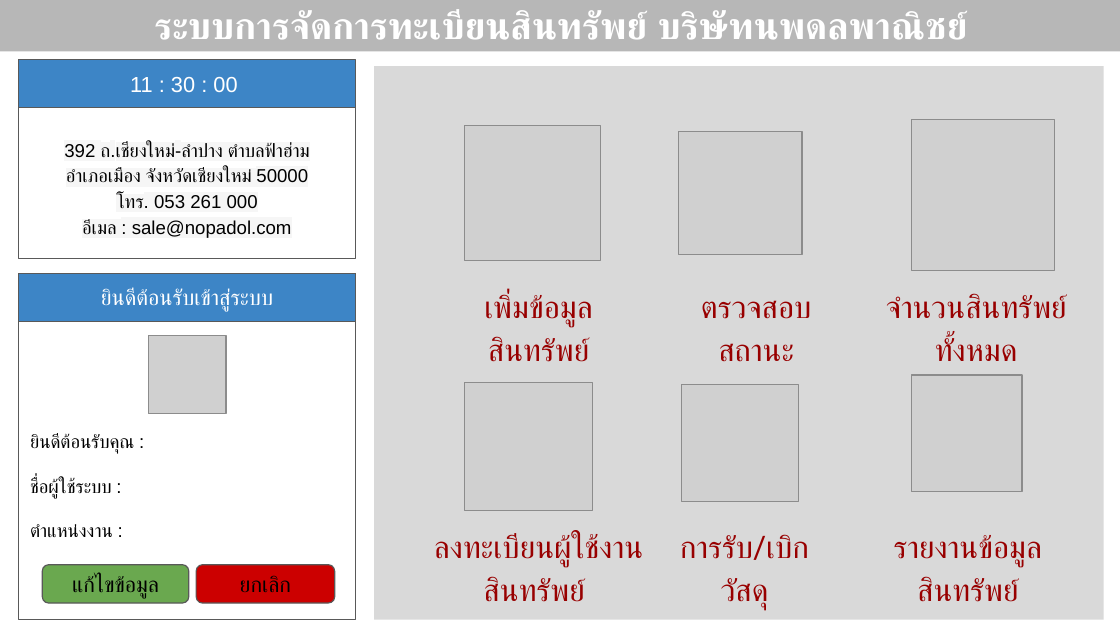
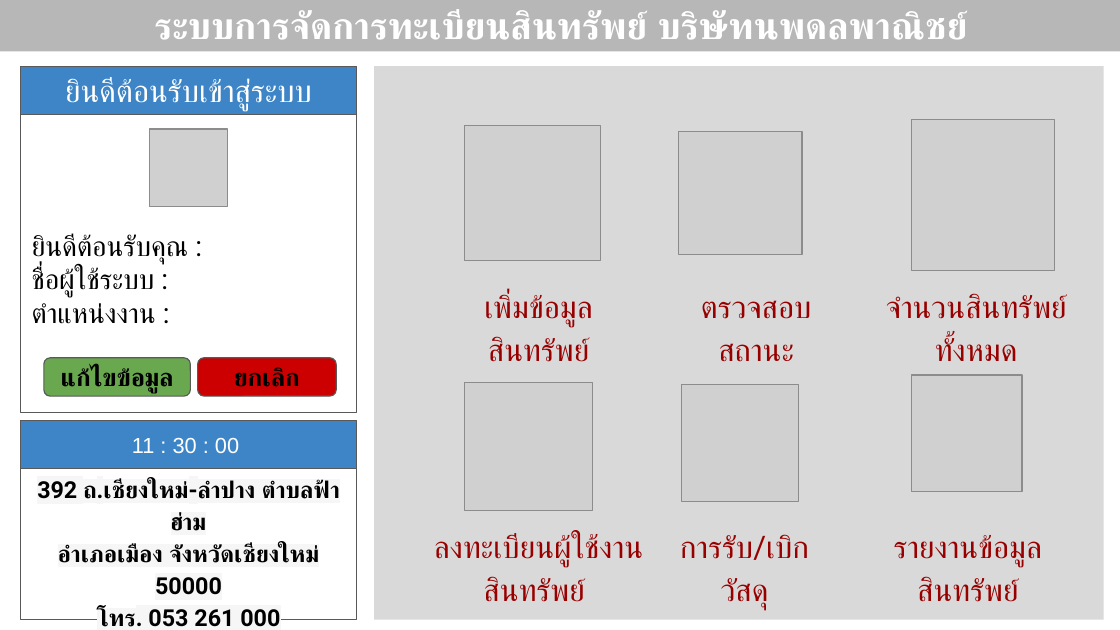
Before and after one commit to itnopadol/Program_asset_register, a slide deck: slide 2 of ออกแบบโปรเจคทะเบียนสินทรัพย์.pptx. Drawn at 1120x630 pixels with LibreOffice and Linux fonts; fonts in the diff are those of the drawing; grey boxes stand for pictures. Boxes give left, top, right and bottom in pixels: in the first picture for what was removed or moved away, otherwise in the second. Text is boxed around its words. In the diff, an @@ line names an element or a change of style, - is before the commit and + after.

```diff
--- a/ออกแบบโปรเจคทะเบียนสินทรัพย์.pptx
+++ b/ออกแบบโปรเจคทะเบียนสินทรัพย์.pptx
@@ rectangle "ยินดีต้อนรับคุณ :" at box(20, 66, 356, 412): size 12 to 18 pt, font Arial to Roboto @@
@@ rectangle "ยินดีต้อนรับเข้าสู่ระบบ" at box(20, 66, 356, 114): size 14 to 20 pt, font Arial to Roboto @@
@@ rounded rectangle "แก้ไขข้อมูล" at box(44, 357, 190, 395): size 14 to 16 pt, font Arial to Roboto, bold on @@
@@ 2 rectangles, 2 rounded rectangles, 1 picture: place and size @@
-2 rectangles, 2 rounded rectangles, 1 picture at box(19, 273, 355, 619)
+2 rectangles, 2 rounded rectangles, 1 picture at box(20, 66, 356, 412)
@@ rounded rectangle "ยกเลิก" at box(197, 357, 336, 395): size 14 to 16 pt, font Arial to Roboto, bold on @@
@@ rectangle "ติดต่อนพดลพานิช (สำนักงานใหญ่)": place and size @@
-rectangle "ติดต่อนพดลพานิช (สำนักงานใหญ่)" at box(19, 66, 355, 259)
+rectangle "ติดต่อนพดลพานิช (สำนักงานใหญ่)" at box(20, 428, 356, 620)
@@ rectangle "11 : 30 : 00": place and size @@
-rectangle "11 : 30 : 00" at box(19, 59, 355, 108)
+rectangle "11 : 30 : 00" at box(20, 421, 356, 469)
@@ text in rectangle at box(37, 479, 324, 627): size 12 to 15 pt, font Arial to Roboto, bold on in "392 ถ.เชียงใหม่-ลำปาง ตำบลฟ้าฮ่าม", "อำเภอเมือง จังหวัดเชียงใหม่ 50000", "โทร. 053 261 000", "อีเมล : sale@nopadol.com" @@
```
Also in this commit, not shown: 7 other slides changed, 7 slides added, 1 slide removed.
